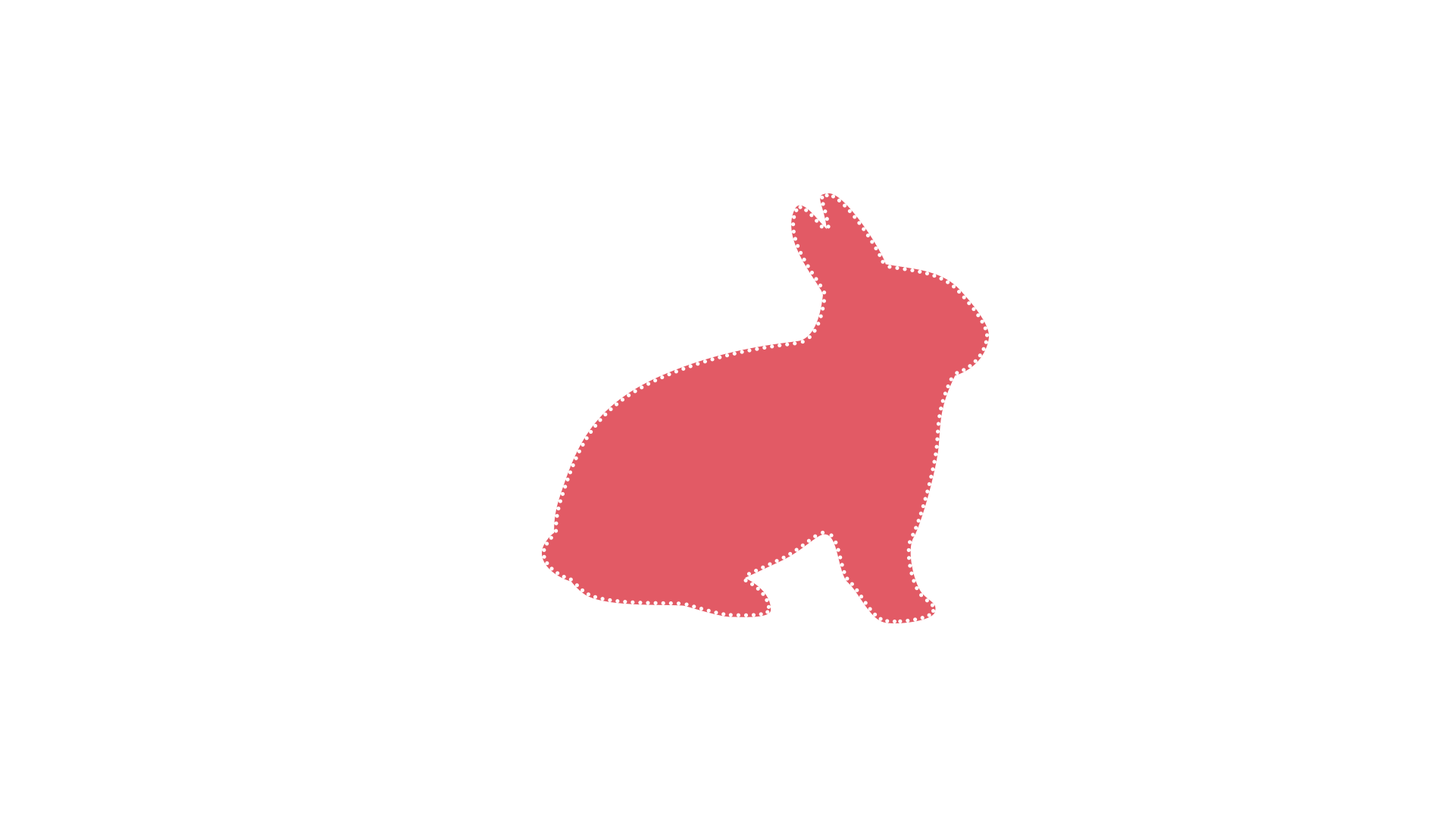
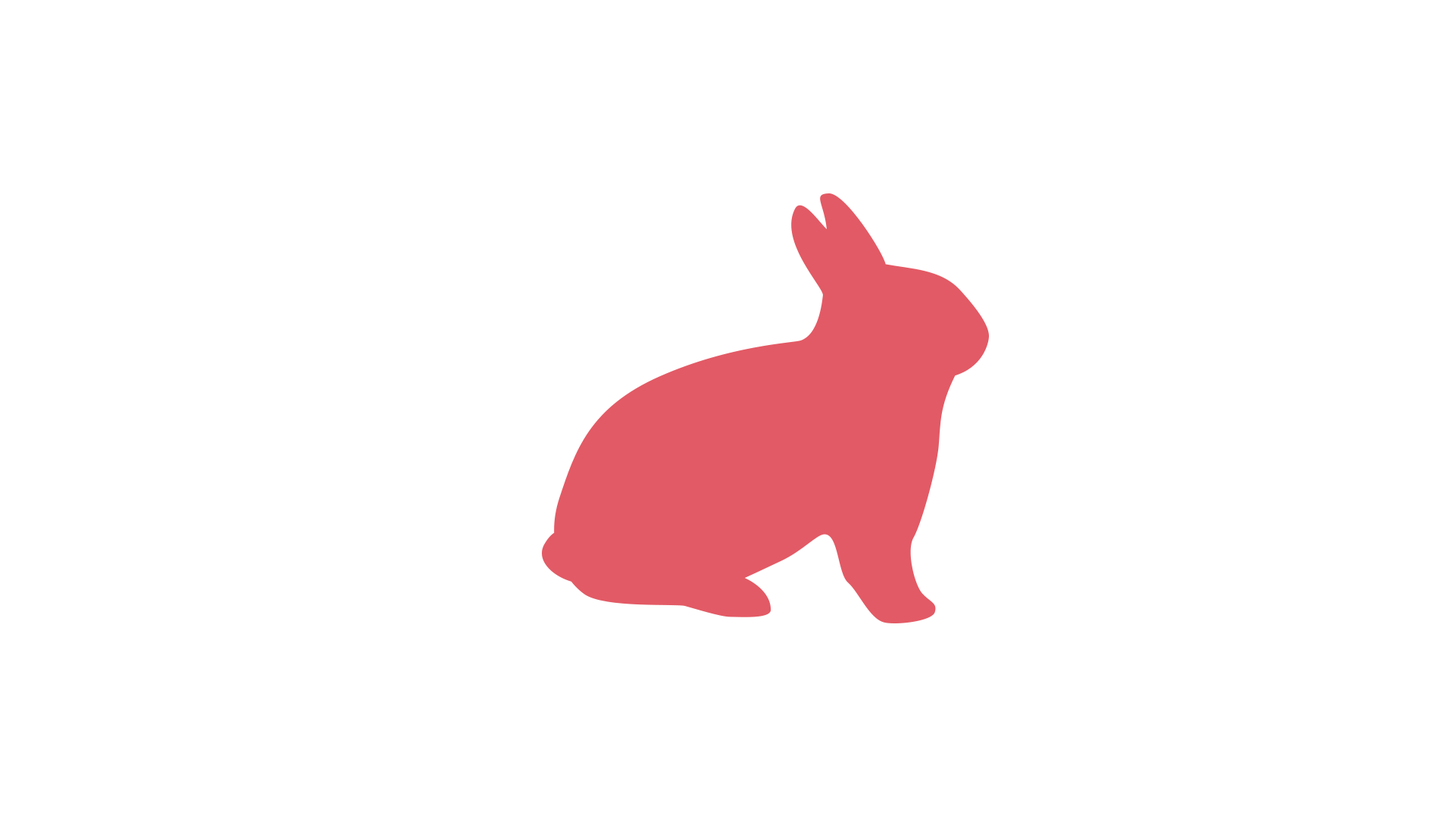
Layered file, before and after one edit (1455 x 819). Changes by layer:
painted on "シェイプ 1" over (x1=541, y1=193, x2=990, y2=624)
